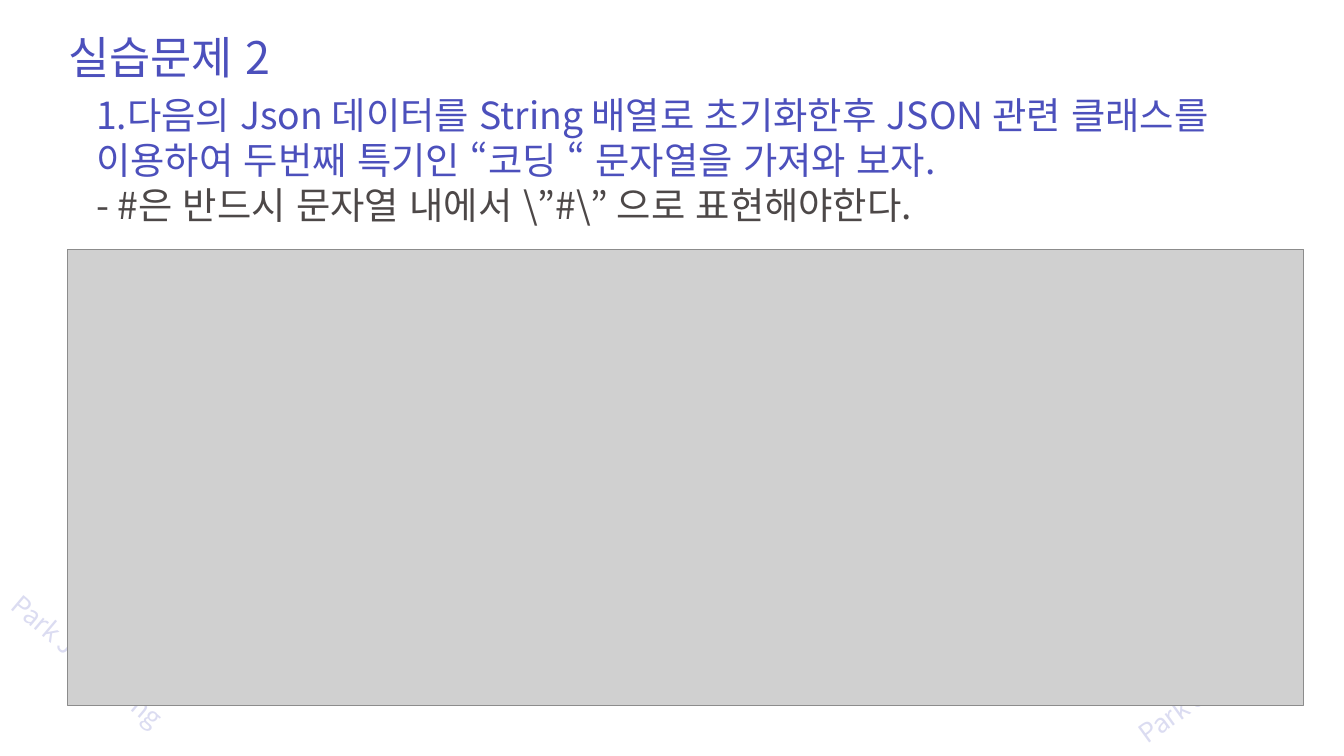
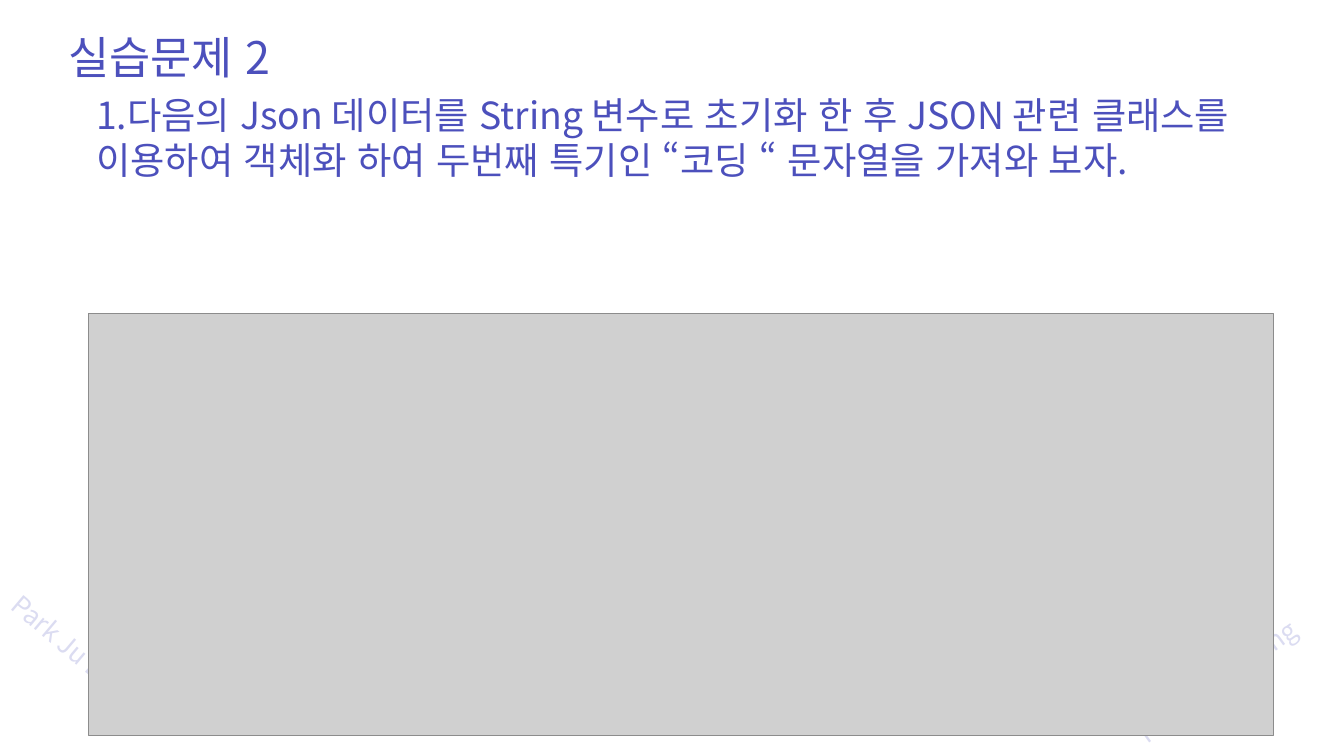
Before and after one commit to zest132/JavaLecture, a slide deck: slide 56 of JavaLecture/LectureFile/java 15강 입출력.pptx. Drawn at 1344x756 pixels with LibreOffice and Linux fonts; fonts in the diff are those of the drawing; grey boxes stand for pictures. Boxes give left, top, right and bottom in pixels: in the first picture for what was removed or moved away, otherwise in the second. Text is boxed around its words. In the diff, an @@ line names an element or a change of style, - is before the commit and + after.

```diff
--- a/JavaLecture/LectureFile/java 15강 입출력.pptx
+++ b/JavaLecture/LectureFile/java 15강 입출력.pptx
@@ text at (96,98,1229,177): text changed @@
-1.다음의 Json 데이터를 String 배열로 초기화한후 JSON 관련 클래스를 이용하여 두번째 특기인 “코딩 “ 문자열을 가져와 보자.
-- #은 반드시 문자열 내에서 \”#\” 으로 표현해야한다.
+1.다음의 Json 데이터를 String 변수로 초기화 한 후 JSON 관련 클래스를 이용하여 객체화 하여 두번째 특기인 “코딩 “ 문자열을 가져와 보자.
@@ picture: place and size @@
-picture at (68,249,1304,705)
+picture at (88,314,1273,735)
```
Also in this commit, not shown: 7 other slides changed, 11 other files.
